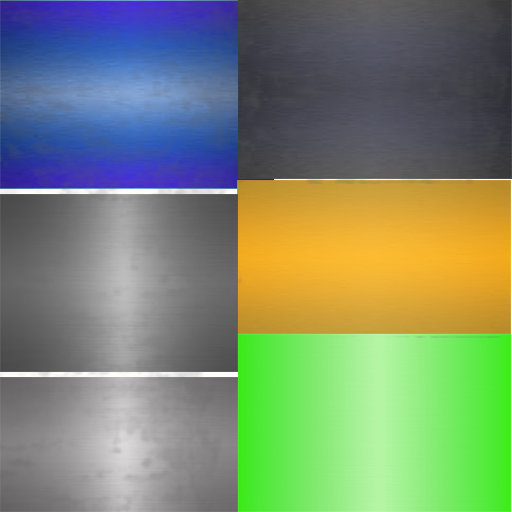
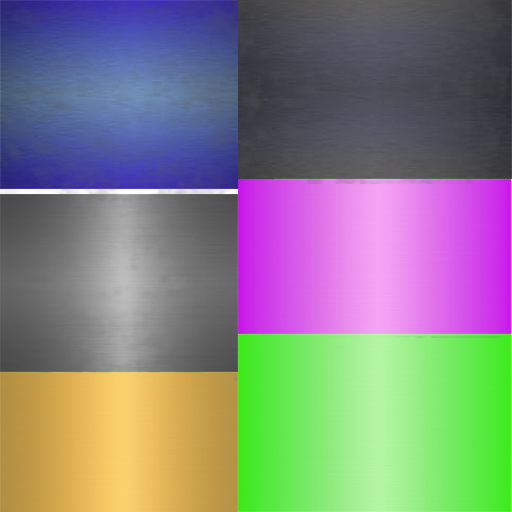
Two versions of the same layered image (512x512). Layer-by-layer changes:
painted on "レイヤー 8" over (0, 373, 237, 512)
painted on "Iron001" (2nd of 4) over (0, 179, 511, 512)
added layer "Iron001" (3rd of 4) above "Iron001" over (0, 372, 238, 512)
removed layer "Iron003" (2nd of 3) over (237, 180, 511, 334)
